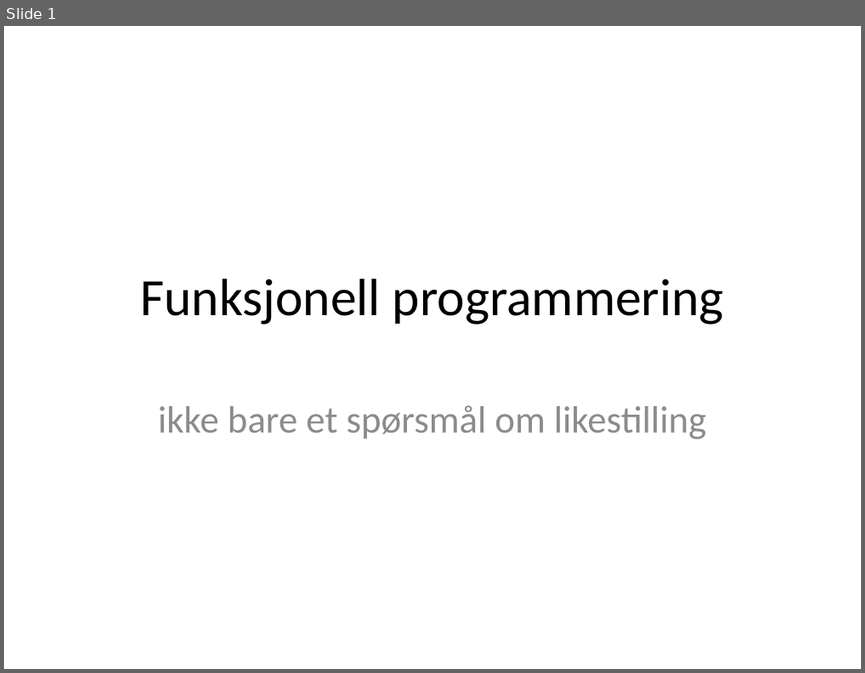
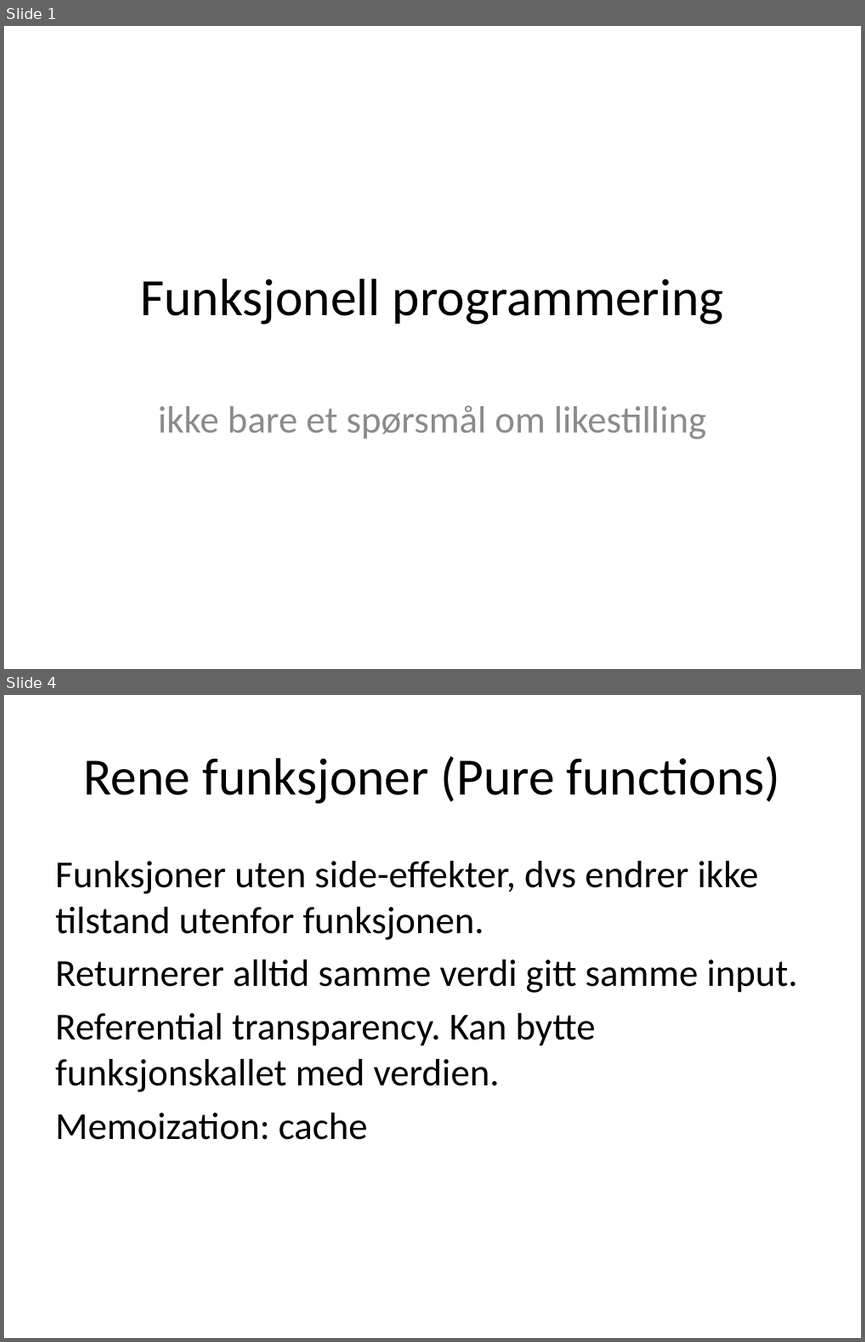
Before and after one commit to janeriksvendsen/functionalprogramming0, a slide deck: presentation/FunctionalProgramming0.pptx. Shown one above the other, each under a label of ours: slide 1 before the commit, slides 1 and 4 after it; the slides between them are not shown. The pictures are 865x673 and 865x1342 pixels, drawn with LibreOffice and Linux fonts; fonts in the diff are those of the drawing. Boxes give left, top, right and bottom in pixels: in the first picture for what was removed or moved away, otherwise in the second. Text is boxed around its words. In the diff, an @@ line names an element or a change of style, - is before the commit and + after.

```diff
--- a/presentation/FunctionalProgramming0.pptx
+++ b/presentation/FunctionalProgramming0.pptx
@@ slide 4 added at (x1=4, y1=695, x2=861, y2=1338), background #FFFFFF @@
@@ title added at (x1=83, y1=756, x2=780, y2=804), 44 pt, text #000000 @@
+Rene funksjoner (Pure functions)
@@ text added at (x1=55, y1=861, x2=798, y2=1140), 32 pt, text #000000 @@
+Funksjoner uten side-effekter, dvs endrer ikke tilstand utenfor funksjonen.
+Returnerer alltid samme verdi gitt samme input.
+Referential transparency. Kan bytte funksjonskallet med verdien.
+Memoization: cache
```
Also in this commit, not shown: 3 slides changed, 10 other slides added, 3 slides removed, 1 other file.
